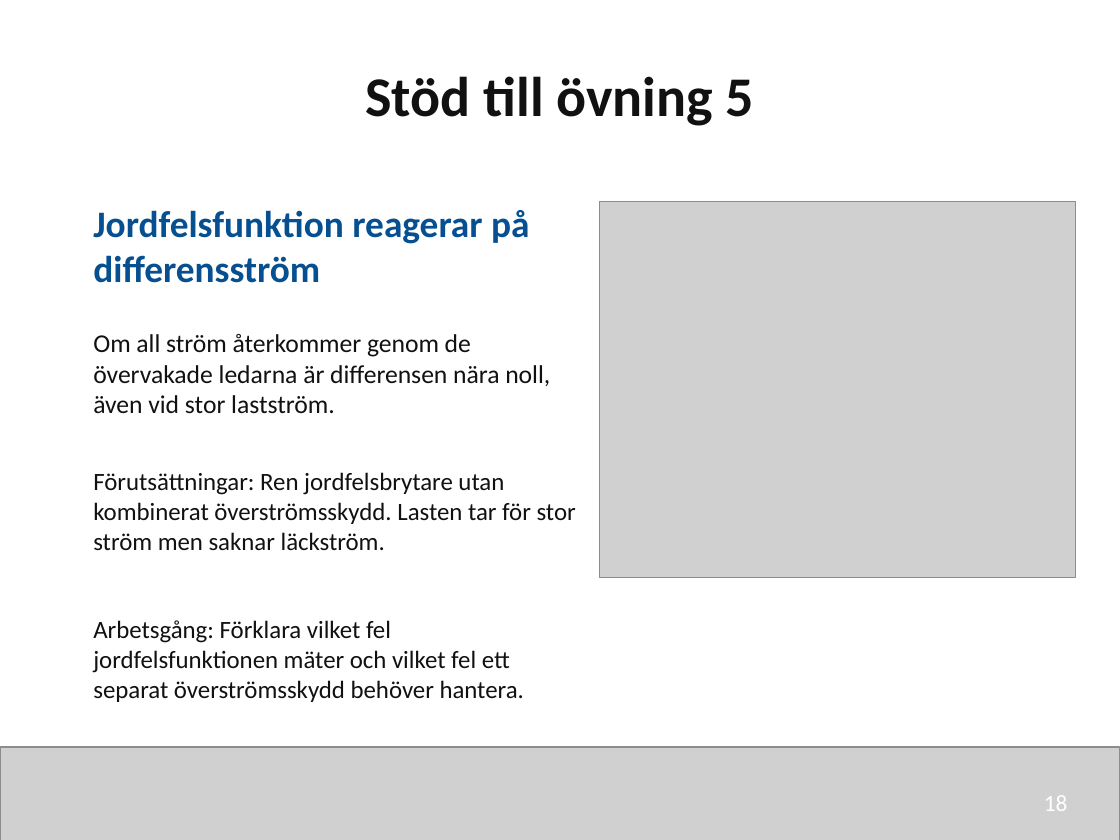
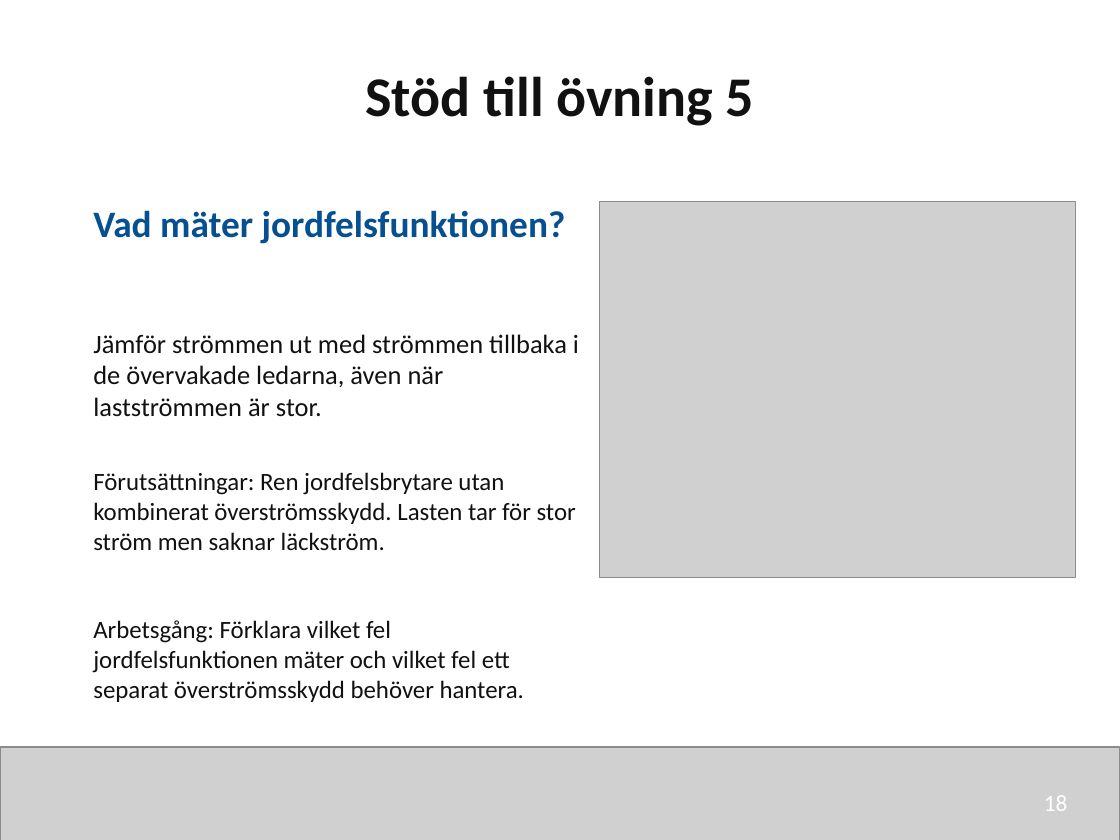
Before and after one commit to nj22az/nj22az.github.io, a slide deck: slide 18 of sjoskolan/vecka-43/aktuell/v43_01_Komponenter_och_skydd_elev.pptx. Drawn at 1120x840 pixels with LibreOffice and Linux fonts; fonts in the diff are those of the drawing; grey boxes stand for pictures. Boxes give left, top, right and bottom in pixels: in the first picture for what was removed or moved away, otherwise in the second. Text is boxed around its words. In the diff, an @@ line names an element or a change of style, - is before the commit and + after.

```diff
--- a/sjoskolan/vecka-43/aktuell/v43_01_Komponenter_och_skydd_elev.pptx
+++ b/sjoskolan/vecka-43/aktuell/v43_01_Komponenter_och_skydd_elev.pptx
@@ text at (93,210,566,244): text changed @@
-Jordfelsfunktion reagerar på differensström
+Vad mäter jordfelsfunktionen?
@@ text at (93,334,579,416): text changed; size 16.5 to 17 pt @@
-Om all ström återkommer genom de övervakade ledarna är differensen nära noll, även vid stor lastström.
+Jämför strömmen ut med strömmen tillbaka i de övervakade ledarna, även när lastströmmen är stor.
```
Also in this commit, not shown: 8 other slides changed, 13 other files.
